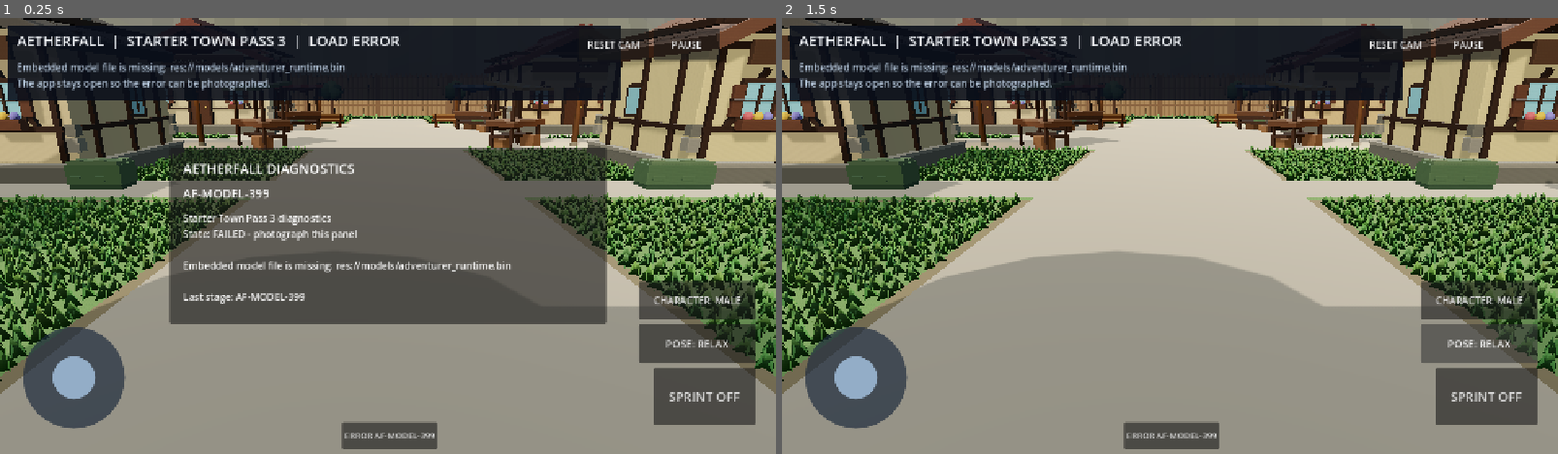
Above: before the commit, frames 1-2 (left to right).
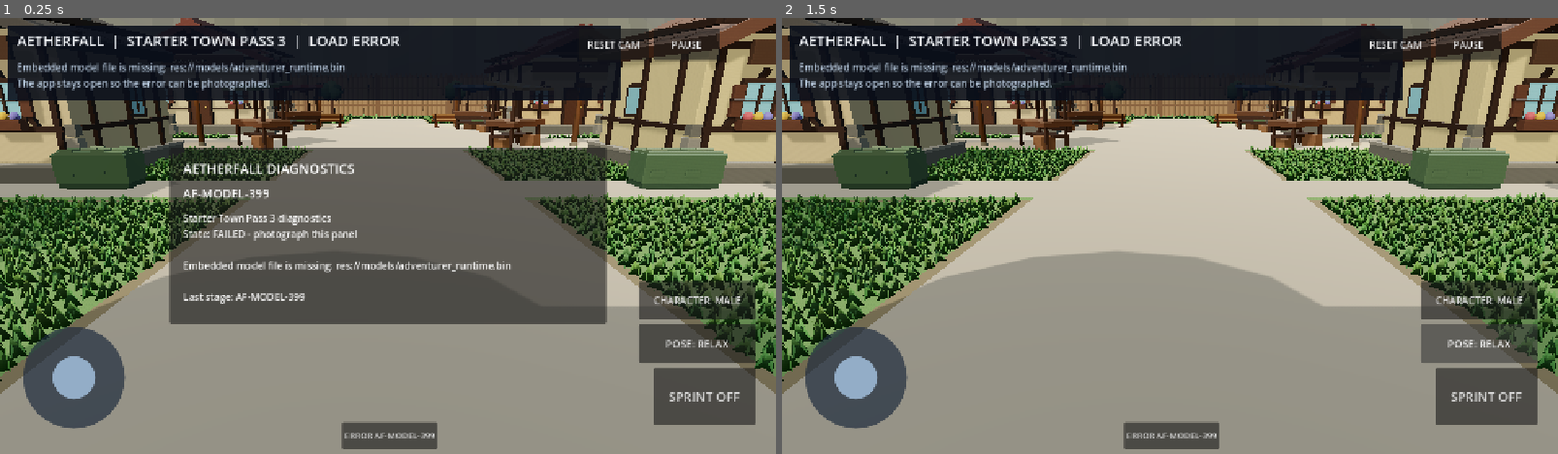
Above: after the commit, the same moments.

Repository: demetrecerrone-star/Aetherfall
Game: Godot game, scene res://starter_town.tscn
Same seed, same stepped clock (60 frames per second), same inputs: the game is played once before the commit and once after it.
Inputs:
- Up to frame 1 (0.25 s): no input
- Up to frame 2 (1.5 s): click "ERROR AF-MODEL-399" at 0.5 s; click "POSE: RELAX" at 1.25 s

The runs differ from the first frame. In frame 1, 1.0% of the frame differs, in the area x 6-94%, y 24-40%; in frame 2, 1.0%.

Commit message:
Upsize landscape hedges to adventurer hip height with full lawn footprint clearance

Diff:
--- a/cleanroom/starter_town.gd
+++ b/cleanroom/starter_town.gd
@@ -780,9 +780,11 @@
 # foliage in less saturated greens (instead of bright neon-green spheres).
 func _add_trimmed_hedge(root: Node3D, scale_factor: float, variant: int) -> void:
     root.name = "TownHedge_%02d" % variant
-    var length := 1.80 if variant % 3 == 0 else 1.45
-    var depth := 0.68 if variant % 2 == 0 else 0.80
-    var height := 0.68 if variant % 3 == 1 else 0.77
+    var length := 2.10 if variant % 3 == 0 else 1.92
+    var depth := 0.82 if variant % 2 == 0 else 0.94
+    # World target after 0.90 scenery scaling: 0.95-1.02 m, approximately
+    # the character's hip rather than a low border planting.
+    var height := 1.13 if variant % 3 == 1 else 1.06
     length *= scale_factor
     depth *= scale_factor
     height *= scale_factor
@@ -855,7 +857,19 @@
     ]
     var chosen := position
     for candidate in candidates:
-        if _ground_surface_y(candidate) < 0.011 and not _world_point_blocked(Vector2(candidate.x, candidate.z)):
+        var clear := true
+        # Bigger hip-high hedges must fit their full footprint inside lawn
+        # islands. A clear center alone can still overlap a stone road.
+        var footprint_half := Vector2(1.04, 0.49) * scale_factor
+        for dx in [-1.0, 0.0, 1.0]:
+            for dz in [-1.0, 0.0, 1.0]:
+                var sample := candidate + Vector3(float(dx) * footprint_half.x, 0.0, float(dz) * footprint_half.y)
+                if _ground_surface_y(sample) >= 0.011 or _world_point_blocked(Vector2(sample.x, sample.z)):
+                    clear = false
+                    break
+            if not clear:
+                break
+        if clear:
             chosen = candidate
             break
     var shrub := Node3D.new()
@@ -868,7 +882,7 @@
         # Keep some naturally grown, muted flowering bushes for variety.
         var leaf_ground_sink := 0.31 * scale_factor
         var installed := SceneryReplacement.place(shrub, "Bush_Flowers",
-            Vector3(1.12, 1.02, 1.12) * scale_factor, PackedStringArray(), 0.0, leaf_ground_sink)
+            Vector3(1.42, 1.49, 1.42) * scale_factor, PackedStringArray(), 0.0, leaf_ground_sink)
         if installed:
             _mute_imported_shrub(shrub)
         else:
